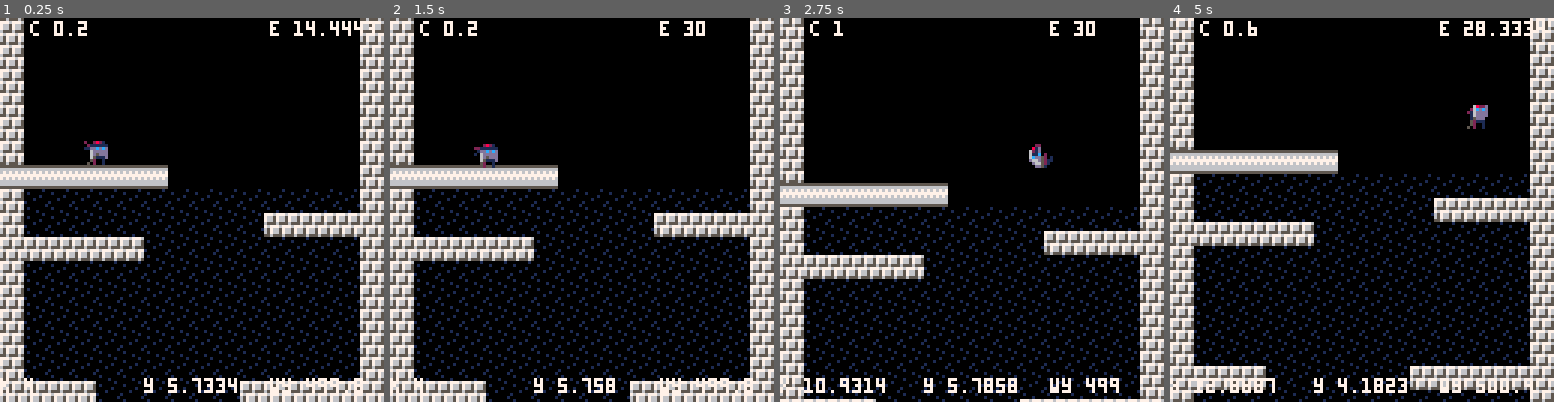
Above: before the commit, frames 1-4 (left to right).
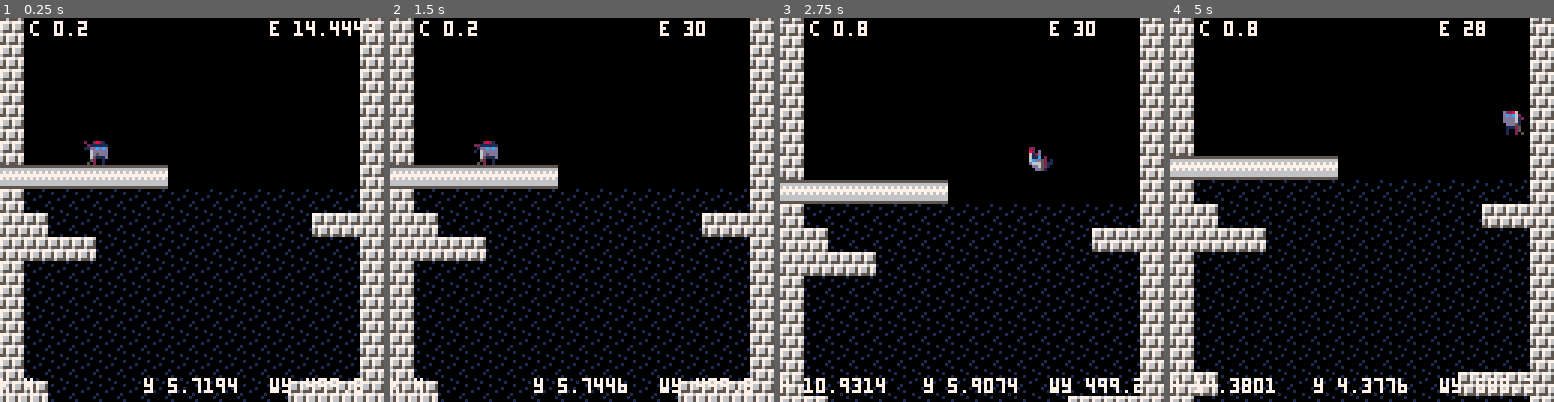
Above: after the commit, the same moments.

Repository: ggaughan/wake-of-the-ninja
Game: PICO-8 cartridge wakey.p8
The game is run twice, just before and just after one commit, with the same random seed, the same clock (stepped at 60 frames per second) and the same inputs.
Inputs:
- Up to frame 1 (0.25 s): no input
- Up to frame 2 (1.5 s): no input
- Up to frame 3 (2.75 s): hold Right 1.6-2.1 s; hold Up 2.15-2.42 s; hold Right from 2.47 s (still down)
- Up to frame 4 (5 s): release Right at 3.03 s; hold Left 3.08-3.58 s; hold Down 3.63-3.97 s; hold Right 4.02-4.68 s; hold Up from 4.73 s (still down)

The runs differ from the first frame. In frame 1, 3.3% of the frame differs, in the area x 6-82%, y 50-100%; in frame 2, 3.6%; in frame 3, 24%; in frame 4, 29%, in the area x 0-100%, y 0-100%.

Commit message:
Start enemy and make possible

Diff:
--- a/wakey.p8
+++ b/wakey.p8
@@ -22,10 +22,15 @@
 	r_swim={135,136,137,136},
 	l_swim={135,136,137,136},
 	falling={163,164},
-	jump={130}
+	jump={130},
+
+	["enemy"]={97},
 }
 
-actor = {}
+actor = {} --all actors in world
+enemy = {} --all active enemies (links to actor)
+enemy_limit = 3
+
 w = {}
 w_h = 1000
 w_default_brick = 59
@@ -33,13 +38,12 @@
 w_default_row_water = {w_default_brick,10,10,10,10,10,10,10,10,10,10,10,10,10,10,w_default_brick}
 w_start_brick = 141
 
-w_g_y = 0.1  -- gravity
---w_g_y = 0
-
 pl_start_y = 4
 scroll_dy = 0.2  --note: 0.3 needs better collision resolution
 --scroll_dy = 0.1
 wdy = 0
+
+last_ledge = 0
 
 default_energy = 1
 default_energy_use = default_energy/3
@@ -47,7 +51,13 @@
 default_energy_recharge = default_energy_use * recharge_factor
 min_energy = 1
 low_energy = min_energy * 10
-max_energy = default_energy * 30
+max_energy_factor = 30
+max_energy = default_energy * max_energy_factor
+
+w_g_y = 0.1  -- gravity
+--w_g_y = 0
+max_ledge_gap = max_energy_factor
+
 
 function _init()
  wy=(w_h/2)
@@ -140,8 +150,7 @@
 		pl.energy = max_energy
 	end
 
-	-- todo move to _draw
-	-- todo allow gap closing in some cases here
+	-- todo move to _draw?
 	wdy = 0
  if pl.y < 4.6 then
 	 if true then --not solid_pl then
@@ -156,8 +165,13 @@
 		end
 	 pl.y=8.6
  end
+ -- todo move_camera(wdy)
  wy += wdy
- -- todo end
+ -- shift everything else to suit
+ for a in all(actor) do
+ 	a.y -= wdy
+ end
+ -- todo end move_camera
 
  -- play a sound if moving
  -- (every 4 ticks)
@@ -171,7 +185,8 @@
 	if in_water then
 		--printh(pl.dy)
 		if pl.dy < -0.1 then
-			solid_pl = solid_a(pl, 0, pl.dy+wdy-w_g_y)
+			--solid_pl = solid_a(pl, 0, pl.dy+wdy-w_g_y)
+			solid_pl = solid_a(pl, 0, pl.dy-w_g_y)
 			if pl.state != t and pl.state != jump then
 				if not solid_pl then
 				 pl.state = falling
@@ -180,7 +195,8 @@
 		end
 	else
 		if pl.dy > 0.1 then
-			solid_pl = solid_a(pl, 0, pl.dy+wdy+w_g_y)
+			--solid_pl = solid_a(pl, 0, pl.dy+wdy+w_g_y)
+			solid_pl = solid_a(pl, 0, pl.dy+w_g_y)
 			if pl.state != b and pl.state != jump then
 				if not solid_pl then
 				 pl.state = falling
@@ -211,10 +227,16 @@
 	end
 end
 
-function update_map(fwy)
+function update_enemies()
+	for e in all(enemy) do
+	  -- note: mostly done by move_actor
+	end
+end
+
+function update_map()
  -- note: extra top row for smooth upward scroll
  for y=0,16 do
-		local y_w = ceil(fwy)+y
+		local y_w = ceil(wy)+y
 		local dr = w_default_row
 	 if y_w > water_level then
 		 dr = w_default_row_water
@@ -235,11 +257,15 @@
 
 function _update()
  control_player(pl)
+ update_enemies()
 
  -- todo skip if not changed
- update_map(wy)
+ update_map()
 
  --scroll_tile(10)
+
+ purge_enemies()
+ spawn_enemies()
 
  foreach(actor, move_actor)
 end
@@ -318,8 +344,6 @@
 -- wall and actor collisions
 -- by zep
 
-actor = {} --all actors in world
-
 -- make an actor
 -- and add to global collection
 -- x,y means center of the actor
@@ -330,6 +354,7 @@
  a.y = y
  a.dx = 0
  a.dy = 0
+ a.mass = 1
  a.dir = t
  --a.spr = 16
  a.state = nil
@@ -436,9 +461,9 @@
 
 -- checks both walls and actors
 function solid_a(a, dx, dy)
- if solid_area(a.x+dx,a.y+dy,
-    a.w,a.h) then
-    return true end
+ if a.mass > 0 and solid_area(a.x+dx,a.y+dy,a.w,a.h) then
+  return true
+ end
  return solid_actor(a, dx, dy)
 end
 
@@ -459,14 +483,13 @@
  end
 
  -- ditto for y
-
  if not solid_a(a, 0, a.dy) then
   a.y += a.dy
 	 -- gravity
 	 if a.y + wy - 1 +1 > water_level then  -- note: +1 for extra row for smooth upward scrolling
-	 	a.dy -= w_g_y
+	 	a.dy -= w_g_y * a.mass
 	 else
-	 	a.dy += w_g_y
+	 	a.dy += w_g_y * a.mass
 	 end
   --printh(a.dy.."!")
  else
@@ -475,21 +498,14 @@
   --sfx(2)
  end
 
-	-- remove
- -- todo player only - or set others' energy high
-	-- if (a.energy < low_energy) then
-	--  if a.energy > 0 then
-	--		 a.dy *= a.energy / low_energy
-	--		end
-	--	end
-
-
  -- apply inertia
  -- set dx,dy to zero if you
  -- don't want inertia
 
  a.dx *= a.inertia
  a.dy *= a.inertia
+
+ --printh(a.dy.." "..a.y)
 
  -- advance one frame every
  -- time actor moves 1/4 of
@@ -505,40 +521,35 @@
 		end
 	end
 
-
  a.t += 1
 
 end
 
 function make_world_row(y)
--- if y > water_level then
--- 	w[y] = {}
---	 for key, value in pairs(w_default_row) do
---	  w[y][key-1] = value
---		end
--- 	for i=1,14 do
---		 w[y][i] = 10
---		end
--- end
-
- if rnd() > 0.8 then
+ local need = abs(last_ledge - y) > max_ledge_gap
+ if need or rnd() > 0.8 then
   local sp = w_default_brick
   -- ledges
 	 if y > water_level+1 or y < water_level-4 then
-		 if rnd() > 0.5 then
+	  -- tood: double-check need: add factor based on recharge_factor to max_ledge_gap
+		 if need or rnd() > 0.5 then
 		  if w[y] == nil then
 		   w[y] = {}
 		  end
-		 	for i=0,rnd(6) do
+		 	for i=0,rnd(3)+1 do
 				 w[y][flr(i)] = sp
+			  need = false
+				 last_ledge = y
 				end
 			end
-		 if rnd() > 0.5 then
+		 if need or rnd() > 0.5 then
 		  if w[y] == nil then
 		   w[y] = {}
 		  end
-		 	for i=0,rnd(6) do
+		 	for i=0,rnd(3)+1 do
 				 w[y][15-flr(i)] = sp
+ 		  need = false
+				 last_ledge = y
 				end
 			end
 		-- else player start drop area
@@ -549,12 +560,11 @@
 function make_world(h)
 	w={}
 
-	-- ceiling, ground
 	w[0] = {}
 	w[h] = {}
 	for i=0,15 do
-	 w[0][i] = w_default_brick
-	 w[h][i] = w_default_brick
+	 w[0][i] = w_default_brick  -- ceiling
+	 w[h][i] = w_default_brick  -- floor
 	end
 
 	-- main shaft
@@ -592,6 +602,49 @@
  end
  --now put bottom row on top!
  poke4(spritestart+(startrow*sheetwidth*8)+startcol*spritewide,temp)
+end
+
+function make_enemy(x, y)
+	e = make_actor(x, y)
+	e.state="enemy"
+	e.frame=1
+	e.mass = 0.0
+	e.inertia = 1.0
+	e.bounce = -1.0
+	return e
+end
+
+function spawn_enemies()
+ if #enemy < enemy_limit then
+	 local accel = 0.2
+		local in_water = pl.y + wy + pl.dy - w_g_y +1 > water_level
+
+		if rnd() > 0.99 then
+		 x = rnd(13) + 1
+			e = make_enemy(x, -1)
+		 if in_water then
+			 e.y = 0
+				e.dy += accel
+			else
+			 e.y = 15
+				e.dy -= accel
+			end
+			add(enemy, e)
+			if (debug)	printh("add "..e.dy.." "..e.mass)
+		end
+	end
+end
+
+function purge_enemies()
+	for e in all(enemy) do
+		-- todo add slack / keep some
+		--      and/or add timer deaths
+		if e.y < 0 or e.y > 15 then
+		 printh("purge "..e.y)
+		 del(actor, e)
+			del(enemy, e)
+		end
+	end
 end
 
 
